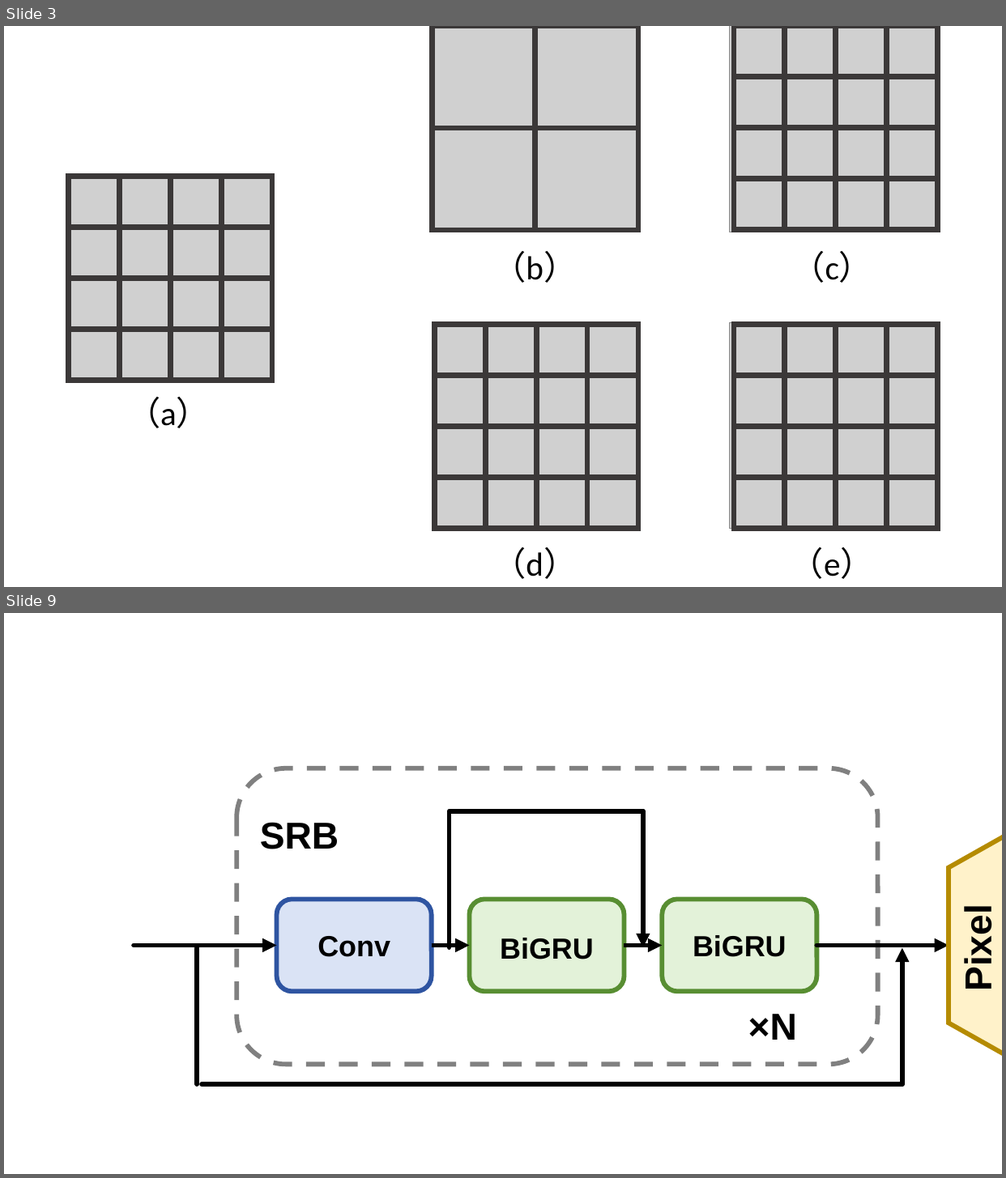
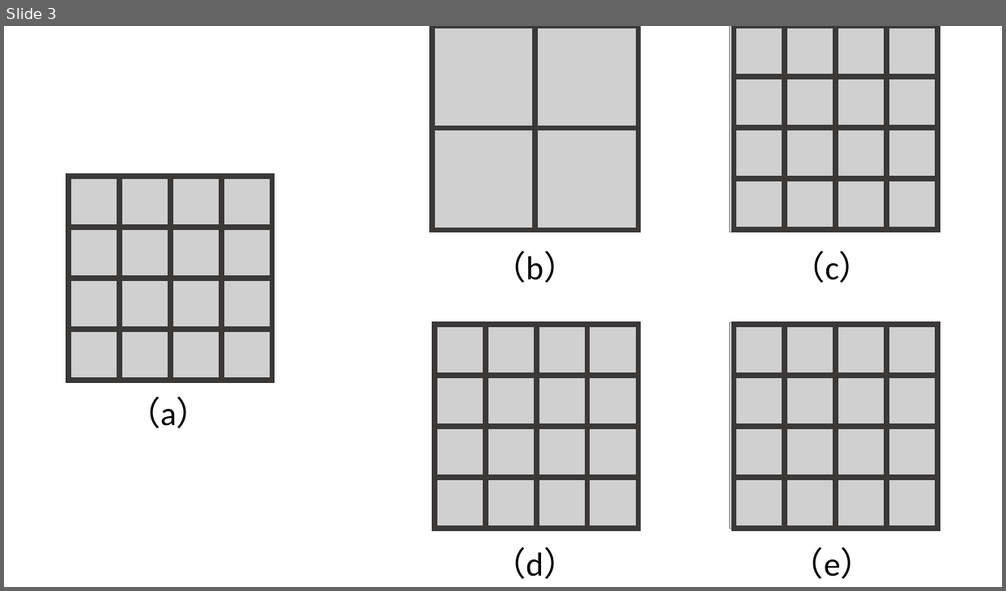
Before and after one commit to AiMecreative/srec, a slide deck: thesis/fig/figs.pptx. Shown one above the other, each under a label of ours: slides 3 and 9 before the commit, slide 3 after it; the slides between them are not shown. The pictures are 1006x1178 and 1006x591 pixels, drawn with LibreOffice and Linux fonts; fonts in the diff are those of the drawing; grey boxes stand for pictures. Boxes give left, top, right and bottom in pixels: in the first picture for what was removed or moved away, otherwise in the second. Text is boxed around its words. In the diff, an @@ line names an element or a change of style, - is before the commit and + after.

```diff
--- a/thesis/fig/figs.pptx
+++ b/thesis/fig/figs.pptx
@@ slide 9 removed at <box>4,613,1002,1174</box>, background #FFFFFF @@
@@ group removed at <box>134,769,1002,1092</box>: 6 arrows, 6 texts, 4 rounded rectangles, 4 lines, 1 trapezoid @@
-BiGRU
-BiGRU
-Conv
-×N
-Pixel
-Shuffle
-SRB
```
Also in this commit, not shown: 1 slide changed, 2 slides added, 3 other files.
